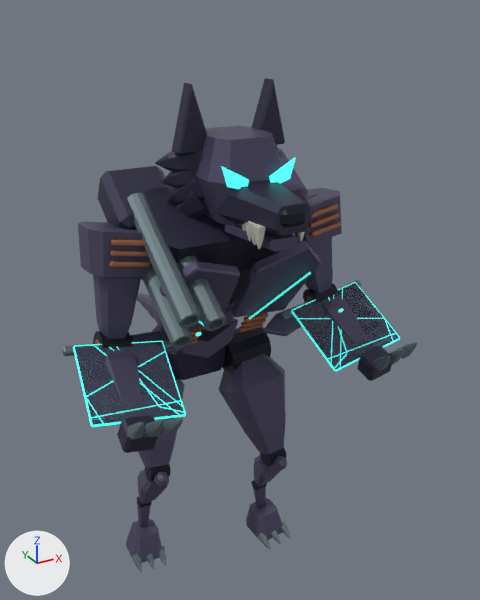
A saved change to the Blender file out/morph_reference/m05/m05.blend.
One viewpoint serves both versions: a 50 mm lens placed at (-2.71, -6.0, 6.02), pointed at (0.36, -0.41, 3.23). The axes (+X, +Y, +Z) are drawn at lower left. The lights are the same throughout. The older version comes first. Both versions are drawn at frame 10 of the action 'm05:flight_light:gun'; the numbers are the values there.

In view in the first picture: 'Angular canine skull', 'Back right folded three barrel receiver', 'Femur anatomical armor', 'Independent shoulder cap.001', 'Long canine rib armor', 'Long wolf muzzle', 'Right triple electromagnetic barrel', 'Right triple electromagnetic barrel.001', 'Right triple electromagnetic barrel.002', 'Shared flying squirrel patagium cell.006', 'Split tapered pectoral armor', 'Split tapered pectoral armor.001' and 99 more.
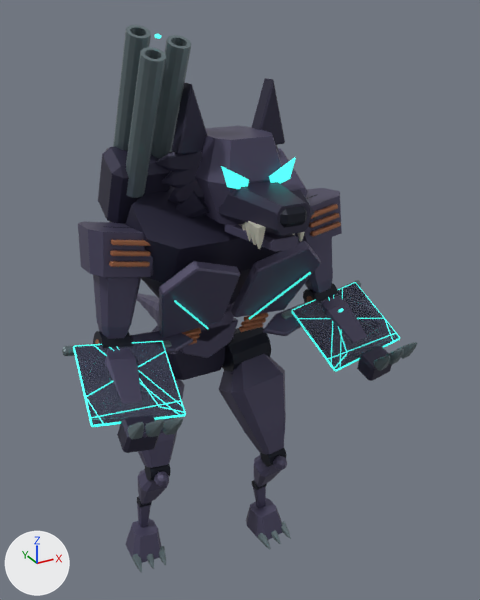
ob_gun is not drawn itself; it is the parent of ob_gun_recoil.

What differs and where, as boxes (x1, y1, x2, y2) in the pictures (480 x 600 px):
'Right triple electromagnetic barrel.001', turned
    before: (127, 193, 201, 328)
    after: (113, 25, 151, 150)
'Right triple electromagnetic barrel.002', turned
    before: (142, 266, 193, 348)
    after: (126, 47, 166, 198)
'Right triple electromagnetic barrel', turned
    before: (177, 256, 226, 331)
    after: (151, 35, 191, 158)
'Back right folded three barrel receiver', turned
    before: (98, 166, 172, 230)
    after: (98, 146, 172, 223)
'Weapon muzzle energy aperture', turned
    before: (196, 332, 202, 336)
    after: (155, 34, 161, 39)
'Split tapered pectoral armor', unchanged, uncovered by the edit
    both: (159, 261, 240, 338)

The edits, one by one:
Object 'gun' (ob_gun) turns from (0, 0, 0) to (-95, 0, 0.1) degrees about x, y and z.
